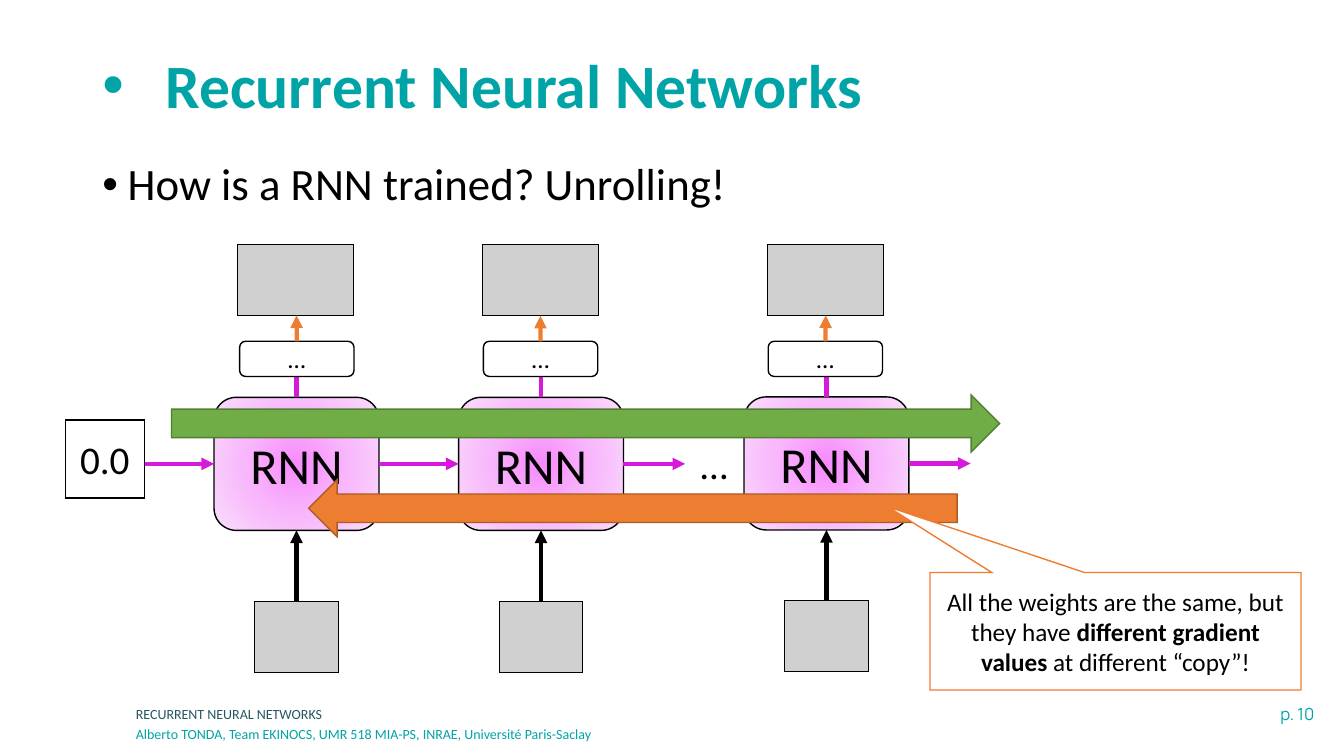
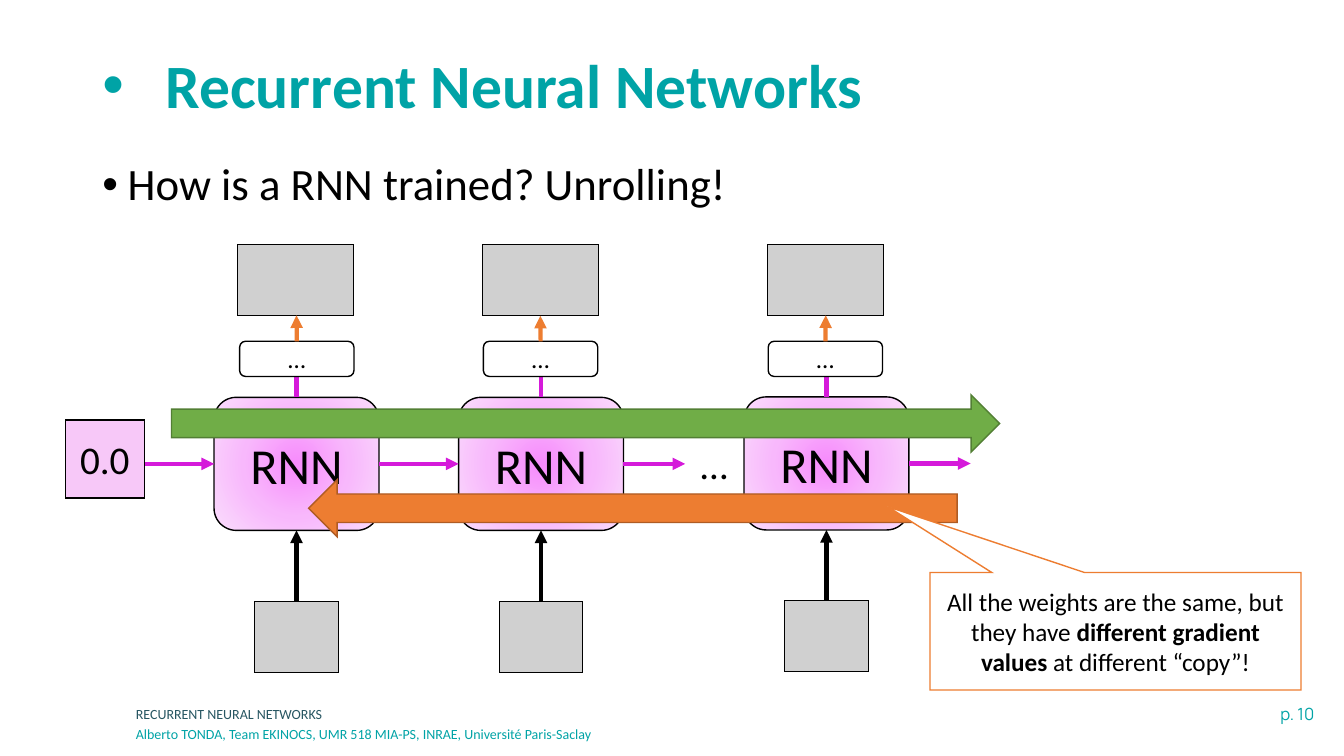
Before and after one commit to albertotonda/teaching, a slide deck: slide 10 of deep-learning-in-practice-with-pytorch/4-recurrent-neural-networks.pptx. Drawn at 1344x756 pixels with LibreOffice and Linux fonts; fonts in the diff are those of the drawing; grey boxes stand for pictures; background and template pictures are left out. Boxes give left, top, right and bottom in pixels: in the first picture for what was removed or moved away, otherwise in the second. Text is boxed around its words. In the diff, an @@ line names an element or a change of style, - is before the commit and + after.

```diff
--- a/deep-learning-in-practice-with-pytorch/4-recurrent-neural-networks.pptx
+++ b/deep-learning-in-practice-with-pytorch/4-recurrent-neural-networks.pptx
@@ rectangle "0.0" at bbox=[66, 420, 145, 498]: fill #FFFFFF to #F7C8F8 @@
```
Also in this commit, not shown: 4 other slides changed, 4 other files.
